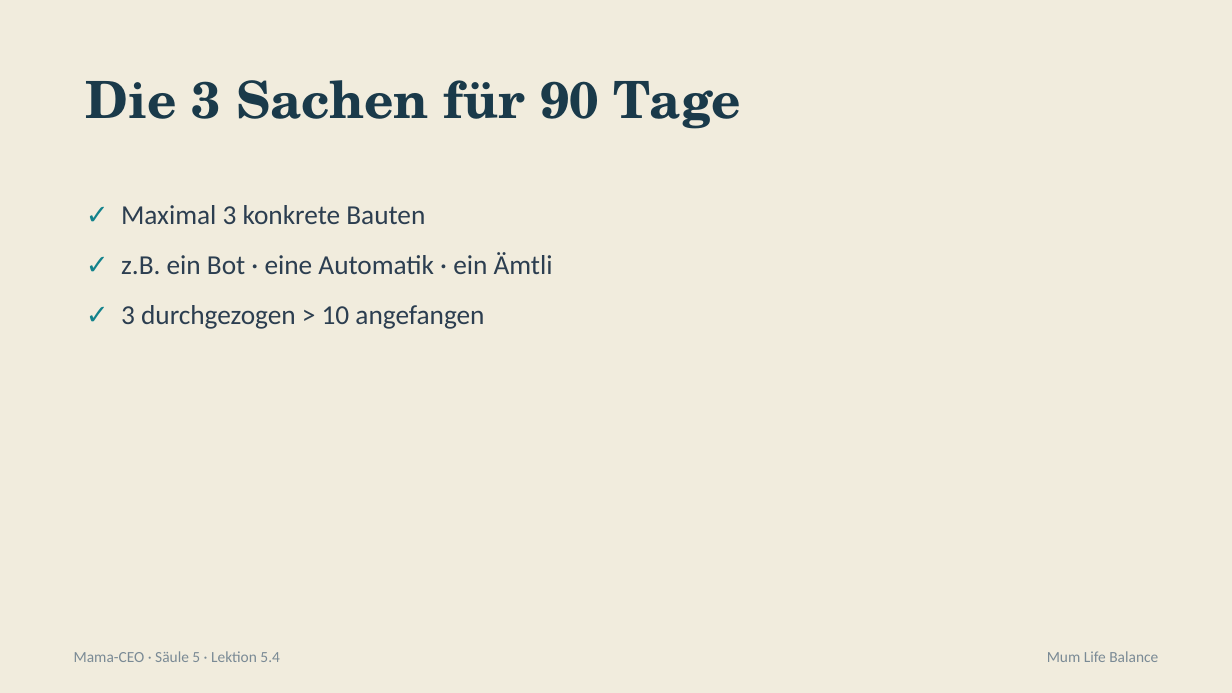
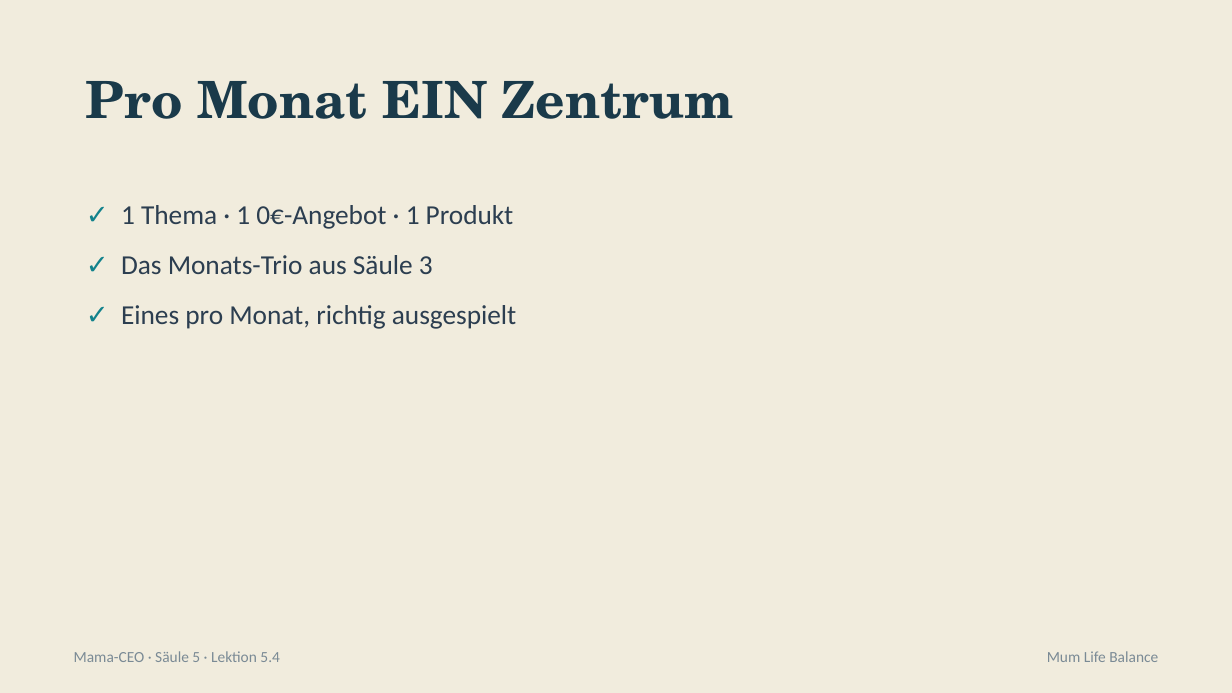
Before and after one commit to pnulmann-hue/mumlifebalance-workspace, a slide deck: slide 3 of outputs/produkte/mama-ceo/03-praesentationen/saeule-5/04-lektion-5-4.pptx. Drawn at 1232x693 pixels with LibreOffice and Linux fonts; fonts in the diff are those of the drawing. Boxes give left, top, right and bottom in pixels: in the first picture for what was removed or moved away, otherwise in the second. Text is boxed around its words. In the diff, an @@ line names an element or a change of style, - is before the commit and + after.

```diff
--- a/outputs/produkte/mama-ceo/03-praesentationen/saeule-5/04-lektion-5-4.pptx
+++ b/outputs/produkte/mama-ceo/03-praesentationen/saeule-5/04-lektion-5-4.pptx
@@ text at box(86, 81, 734, 119): text changed @@
-Die 3 Sachen für 90 Tage
+Pro Monat EIN Zentrum
@@ text at box(121, 205, 517, 329): text changed @@
-✓ Maximal 3 konkrete Bauten
-✓ z.B. ein Bot · eine Automatik · ein Ämtli
-✓ 3 durchgezogen > 10 angefangen
+✓ 1 Thema · 1 0€-Angebot · 1 Produkt
+✓ Das Monats-Trio aus Säule 3
+✓ Eines pro Monat, richtig ausgespielt
```
Also in this commit, not shown: 7 other slides changed, 1 slide added, 1 slide removed, 8 other files.
